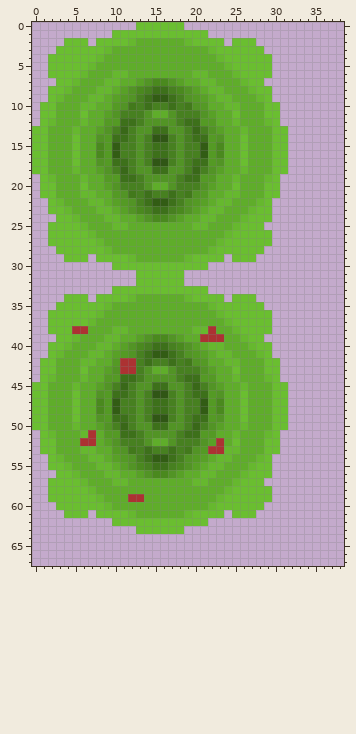
File history of a sprite sheet, Map/Decoration/TreeTiles01.png. Above, as it was before the edit.
The file is 128x128 pixels. Colours within 5 levels of each other are drawn and written as one. Shown: x 0..38, y 0..67.
The result:
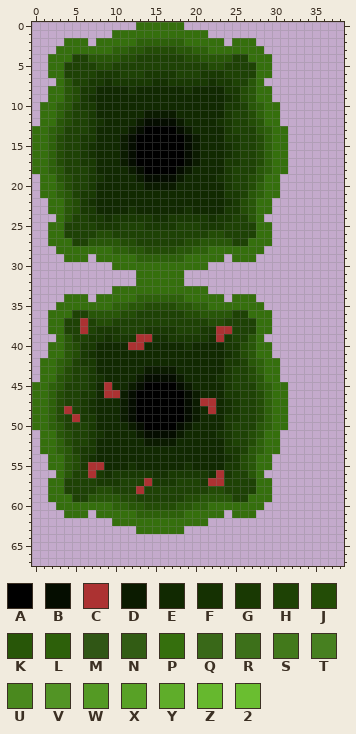
Palette (. is transparent): A #000000  B #050d00  C #ac3232  D #0b1b00  E #112901  F #153102  G #193903  H #1e4205  J #234c06  K #285608  L #2d600a  M #305615  N #325c14  P #356f0d  Q #396818  R #3d701a  S #42791b  T #478020  U #4a891e  V #529425  W #549a24  X #58a126  Y #5fad2a  Z #66b82e  2 #6abe30
What changed:
Changed rows in their new state; - is an unchanged pixel.
first column x 0:
 0 -------------PPPPPP-------------
 1 ----------PPPPPPPPPPPP----------
 2 ----PPP-PPPPPLLLLLLPPPPP-PPP----
 3 ---PPPPPPPLLKKJJJJKKLLPPPPPPP---
 4 --PPPHHKKKKJJHHHHHHJJKKKKHHPPP--
 5 --PPHHHHJJHHHHHHHHHHHHJJHHHHPP--
 6 --PPHHHHGGGHHHGGGGHHHGGGHHHHPP--
 7 ---PKHHGGFGGGGGFFGGGGGFGGHHKP---
 8 --PPKJGGEEEEFEEEEEEFEEEEGGJKPP--
 9 --PPKJGFEEEEEEEEEEEEEEEEFGJKPP--
10 -PPLKHGGEEEEEEEEEEEEEEEEGGHKLPP-
11 -PPLJHHGEEEEEEDDDDEEEEEEGHHJLPP-
12 -PPKJHHGFEEEEDBBBBDEEEEFGHHJKPP-
13 PPLKHHHGEEEEDBAAAABDEEEEGHHHKLPP
14 PPLJHHGGEEEDBAAAAAABDEEEGGHHJLPP
15 PPLJHHGFEEEDBAAAAAABDEEEFGHHJLPP
16 PPLJHHGFEEEDBAAAAAABDEEEFGHHJLPP
17 PPLJHHGGEEEDBAAAAAABDEEEGGHHJLPP
18 PPLKHHHGEEEEDBAAAABDEEEEGHHHKLPP
19 -PPKJHHGFEEEEDBBBBDEEEEFGHHJKPP-
20 -PPLJHHGEEEEEEDDDDEEEEEEGHHJLPP-
21 -PPLKHGGEEEEEEEEEEEEEEEEGGHKLPP-
22 --PPKJGFEEEEEEEEEEEEEEEEFGJKPP--
23 --PPKJGGEEEEFEEEEEEFEEEEGGJKPP--
24 ---PKHHGGFGGGGGFFGGGGGFGGHHKP.--
25 --PPHHHHGGGHHHGGGGHHHGGGHHHHPP--
26 --PPHHHHJJHHHHHHHHHHHHJJHHHHPP--
27 --PPPHHKKKKJJHHHHHHJJKKKKHHPPP--
28 ---PPPPPPPLLKKJJJJKKLLPPPPPPP---
29 ----PPP-PPPPPLLLLLLPPPPP-PPP----
30 ----------PPPPPPPPPPPP----------
31 -------------PPPPPP-------------
32 -------------PPPPPP-------------
33 ----------PPPPPPPPPPPP----------
34 ----PPP-PPPPPLLLLLLPPPPP-PPP----
35 ---PPPPPPPLLKKJJJJKKLLPPPPPPP---
36 --PPPHHKKKKJJHHHHHHJJKKKKHHPPP--
37 --PPHHCHJJHHHHHHHHHHHHJJHHHHPP--
38 --PPHH-HGGGHHHGGGGHHHGGCCHHHPP--
39 ---PKHHGGFGGGCCFFGGGGGF-GHHKP---
40 --PPKJGGEEEECCEEEEEFEEEEGGJKPP--
41 --PPKJGFEEEEEEEEEEEEEEEEFGJKPP--
42 -PPLKHGGEEEEEEEEEEEEEEEEGGHKLPP-
43 -PPLJHHGEEEEEEDDDDEEEEEEGHHJLPP-
44 -PPKJHHGFEEEEDBBBBDEEEEFGHHJKPP-
45 PPLKHHHGECEEDBAAAABDEEEEGHHHKLPP
46 PPLJHHGGECCDBAAAAAABDEEEGGHHJLPP
47 PPLJHHGFEEEDBAAAAAABDCCEFGHHJLPP
48 PPLJCHGFEEEDBAAAAAABDECEFGHHJLPP
49 PPLJHCGGEEEDBAAAAAABDEEEGGHHJLPP
50 PPLKHHHGEEEEDBAAAABDEEEEGHHHKLPP
51 -PPKJHHGFEEEEDBBBBDEEEEFGHHJKPP-
52 -PPLJHHGEEEEEEDDDDEEEEEEGHHJLPP-
53 -PPLKHGGEEEEEEEEEEEEEEEEGGHKLPP-
54 --PPKJGFEEEEEEEEEEEEEEEEFGJKPP--
55 --PPKJGCCEEEFEEEEEEFEEEEGGJKPP--
56 ---PKHHCGFGGGGGFFGGGGGFCGHHKP.--
57 --PPHHHHGGGHHHCGGGHHHGCCHHHHPP--
58 --PPHHHHJJHHHCHHHHHHHHJJHHHHPP--
59 --PPPHHKKKKJJHHHHHHJJKKKKHHPPP--
60 ---PPPPPPPLLKKJJJJKKLLPPPPPPP---
61 ----PPP-PPPPPLLLLLLPPPPP-PPP----
62 ----------PPPPPPPPPPPP----------
63 -------------PPPPPP-------------
